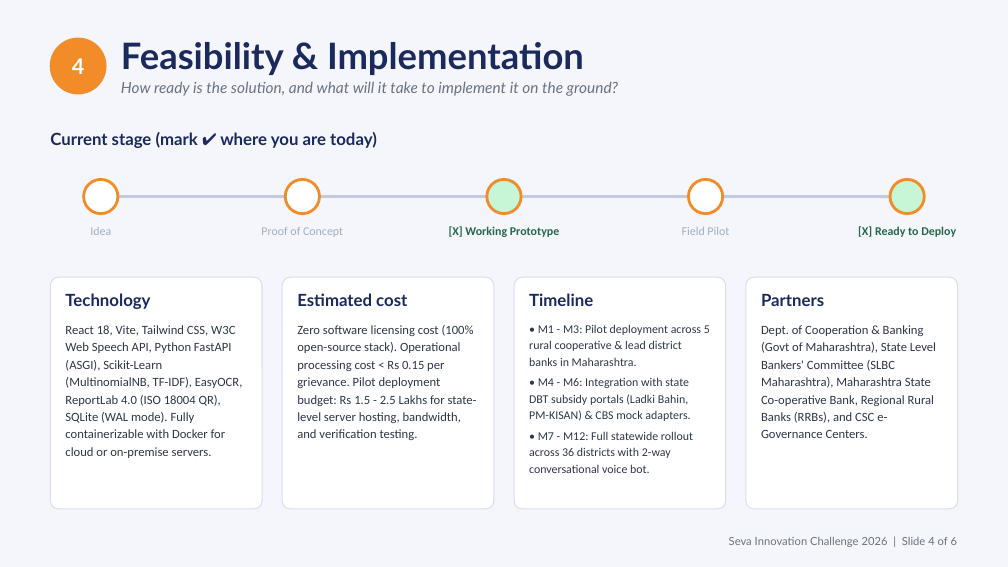
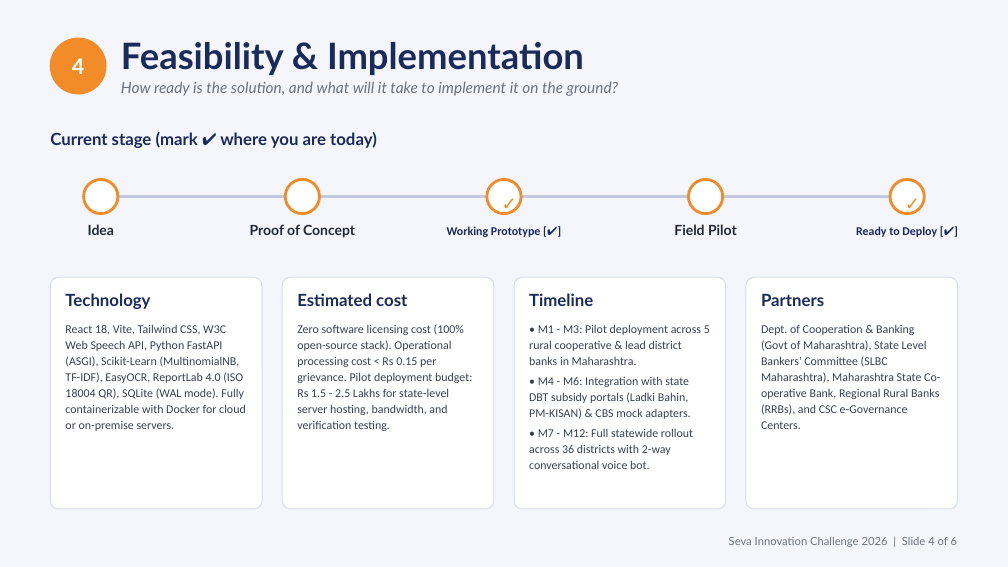
Before and after one commit to Vedantpatil24/grievanceiq, a slide deck: slide 4 of docs/SPIT_Report/Seva_Innovation_Challenge_2026_GrievanceIQ.pptx. Drawn at 1008x567 pixels with LibreOffice and Linux fonts; fonts in the diff are those of the drawing. Boxes give left, top, right and bottom in pixels: in the first picture for what was removed or moved away, otherwise in the second. Text is boxed around its words. In the diff, an @@ line names an element or a change of style, - is before the commit and + after.

```diff
--- a/docs/SPIT_Report/Seva_Innovation_Challenge_2026_GrievanceIQ.pptx
+++ b/docs/SPIT_Report/Seva_Innovation_Challenge_2026_GrievanceIQ.pptx
@@ text in ellipse at (x1=487, y1=179, x2=521, y2=214): text added @@
+✓
@@ ellipse "✓" at (x1=487, y1=179, x2=521, y2=214): fill #C6F6D5 to #FFFFFF @@
@@ ellipse "✓" at (x1=890, y1=179, x2=924, y2=214): fill #C6F6D5 to #FFFFFF @@
@@ text in ellipse at (x1=890, y1=179, x2=924, y2=214): text added @@
+✓
@@ text at (x1=447, y1=226, x2=540, y2=237): text changed; text colour #276749 to #1B2A5C @@
-[X] Working Prototype
+Working Prototype [✔]
@@ size 8.5 to 10 pt, font Calibri to Lato, text colour #A0AEC0 to #1F2937, bold on; line spacing 1.15 to 1; less space between paragraphs in 3 elements at (x1=88, y1=224, x2=114, y2=235), (x1=250, y1=224, x2=355, y2=238), (x1=674, y1=224, x2=737, y2=235) @@
@@ text at (x1=856, y1=226, x2=937, y2=237): text changed; text colour #276749 to #1B2A5C @@
-[X] Ready to Deploy
+Ready to Deploy [✔]
@@ text "• M1 - M3: Pilot ..." at (x1=529, y1=324, x2=710, y2=469): text colour #2D3748 to #374151; line spacing 1.15 to 1.12 @@
@@ size 9 to 8.5 pt, text colour #2D3748 to #374151; line spacing 1.15 to 1.12; less space between paragraphs in 3 elements at (x1=65, y1=324, x2=246, y2=431), (x1=297, y1=324, x2=472, y2=431), (x1=761, y1=325, x2=940, y2=429) @@
```
Also in this commit, not shown: 5 other slides changed, 19 other files.
